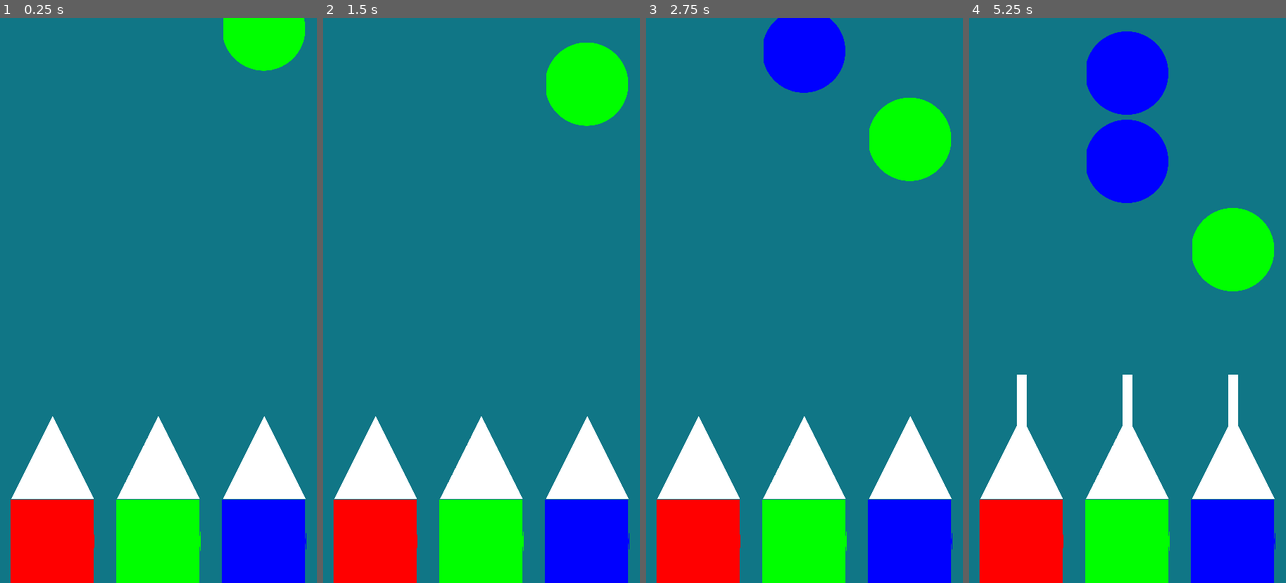
Above: before the commit, frames 1-4 (left to right).
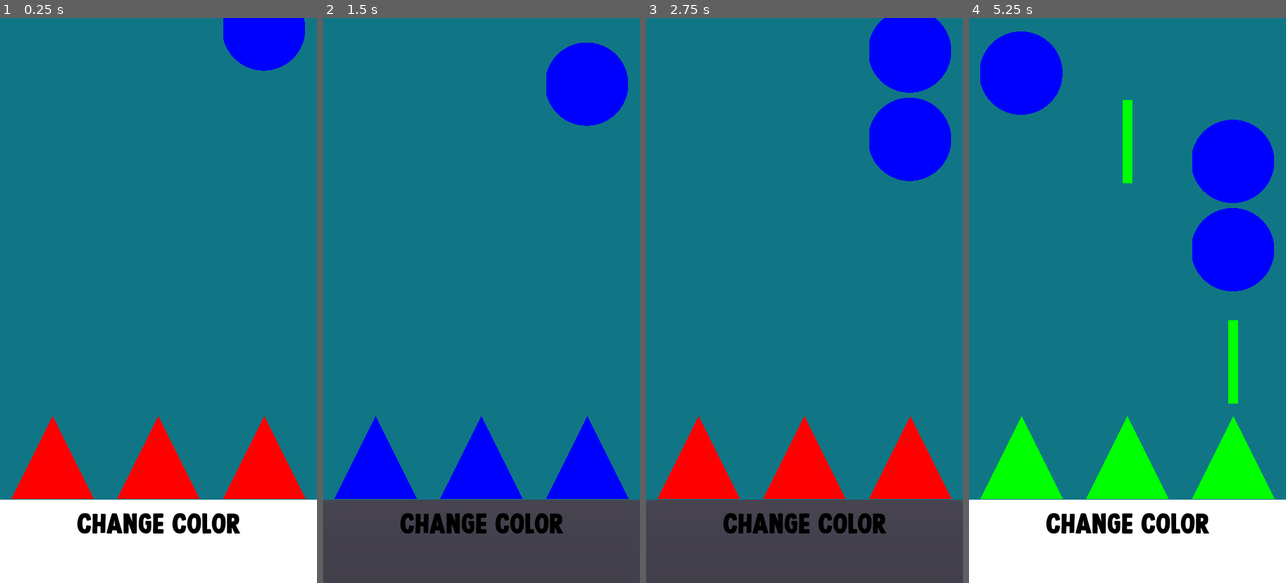
Above: after the commit, the same moments.

Repository: fijaniques/justtoconcludesomething
Game: Godot game, scene res://Scenes/Game/GameWindow.tscn
The game is run twice, just before and just after one commit, with the same random seed, the same clock (stepped at 60 frames per second) and the same inputs. Before the commit the project starts from res://Scenes/Game/Game.tscn.
Inputs (mouse positions are in pixels of both pictures, inside the frame that each line leads up to):
- Up to frame 1 (0.25 s): no input
- Up to frame 2 (1.5 s): click (376, 543) at 0.52 s; click (481, 543) at 1.25 s, where only the run after the commit has a clickable "Change Color"
- Up to frame 3 (2.75 s): click (804, 543) at 2.02 s
- Up to frame 4 (5.25 s): click (1232, 543) at 2.77 s; click (1022, 458) at 3.5 s; click (1127, 458) at 4.25 s; click (1232, 458) at 5 s

The runs differ from the first frame. In frame 1, 23% of the frame differs, in the area x 0-100%, y 0-100%; in frame 2, 24%; in frame 3, 29%; in frame 4, 37%, in the area x 0-100%, y 2-100%.

Commit message:
fixed bullet position, added bullet movement, changed color changing scheme

Diff:
--- /dev/null
+++ b/Entities/Bullet/Bullet.gd
@@ -0,0 +1,37 @@
+extends RigidBody2D
+
+var color
+var speed = 2000
+
+enum {
+	RED,
+	GREEN,
+	BLUE,
+}
+
+var state
+
+func _ready():
+	if(color == 1):
+		state = RED
+	elif(color == 2):
+		state = GREEN
+	else:
+		state = BLUE
+
+	match state:
+		RED:
+			$HitBox.set_collision_mask_bit(3, true)
+			modulate = Color(1, 0, 0)
+		GREEN:
+			$HitBox.set_collision_mask_bit(4, true)
+			modulate = Color(0, 1, 0)
+		BLUE:
+			$HitBox.set_collision_mask_bit(5, true)
+			modulate = Color(0, 0, 1)
+
+func _physics_process(delta):
+	position.y -= speed * delta
+
+func _on_CollisionBox_area_entered(area):
+	queue_free()
--- a/Entities/Bullet/Bullet.tscn
+++ b/Entities/Bullet/Bullet.tscn
@@ -1,14 +1,22 @@
-[gd_scene load_steps=3 format=2]
+[gd_scene load_steps=6 format=2]
 
 [ext_resource path="res://Sprites/spr__0000_Square.png" type="Texture" id=1]
+[ext_resource path="res://Entities/Bullet/Bullet.gd" type="Script" id=2]
 
 [sub_resource type="RectangleShape2D" id=1]
 extents = Vector2( 34, 27.5778 )
 
+[sub_resource type="RectangleShape2D" id=2]
+extents = Vector2( 35, 282 )
+
+[sub_resource type="RectangleShape2D" id=3]
+extents = Vector2( 35, 282 )
+
 [node name="Bullet" type="RigidBody2D"]
 collision_layer = 0
-collision_mask = 2
+collision_mask = 0
 gravity_scale = 0.0
+script = ExtResource( 2 )
 
 [node name="Sprite" type="Sprite" parent="."]
 scale = Vector2( 0.12, 1 )
@@ -18,3 +26,21 @@
 position = Vector2( 1, 0.5 )
 scale = Vector2( 1, 10.28 )
 shape = SubResource( 1 )
+
+[node name="HitBox" type="Area2D" parent="."]
+collision_layer = 0
+collision_mask = 0
+
+[node name="CollisionShape2D" type="CollisionShape2D" parent="HitBox"]
+position = Vector2( 0, 2 )
+shape = SubResource( 2 )
+
+[node name="CollisionBox" type="Area2D" parent="."]
+collision_layer = 0
+collision_mask = 56
+
+[node name="CollisionShape2D2" type="CollisionShape2D" parent="CollisionBox"]
+position = Vector2( 0, 2 )
+shape = SubResource( 3 )
+
+[connection signal="area_entered" from="CollisionBox" to="." method="_on_CollisionBox_area_entered"]
--- /dev/null
+++ b/Entities/Buttons/ChangeColor.gd
@@ -0,0 +1,17 @@
+extends Button
+
+var currentColor = 1
+var color
+
+signal color_signal
+
+func _ready():
+	emit_signal("color_signal", currentColor)
+
+func _pressed():
+	if(currentColor < 3):
+		currentColor += 1
+	else:
+		currentColor = 1
+
+	emit_signal("color_signal", currentColor)
--- /dev/null
+++ b/Entities/Buttons/ChangeColor.tscn
@@ -0,0 +1,48 @@
+[gd_scene load_steps=7 format=2]
+
+[ext_resource path="res://Fonts/Steamed.otf" type="DynamicFontData" id=1]
+[ext_resource path="res://Entities/Buttons/ChangeColor.gd" type="Script" id=2]
+
+[sub_resource type="Theme" id=1]
+
+[sub_resource type="DynamicFont" id=2]
+size = 200
+font_data = ExtResource( 1 )
+
+[sub_resource type="StyleBoxFlat" id=3]
+bg_color = Color( 1, 1, 1, 1 )
+
+[sub_resource type="DynamicFont" id=4]
+size = 200
+font_data = ExtResource( 1 )
+
+[node name="ChangeColor" type="Button"]
+margin_top = 3274.0
+margin_right = 2160.0
+margin_bottom = 3840.0
+size_flags_horizontal = 3
+size_flags_vertical = 3
+theme = SubResource( 1 )
+custom_colors/font_color = Color( 0, 0, 0, 1 )
+custom_fonts/font = SubResource( 2 )
+custom_styles/normal = SubResource( 3 )
+expand_icon = true
+script = ExtResource( 2 )
+__meta__ = {
+"_edit_use_anchors_": false
+}
+
+[node name="Label" type="Label" parent="."]
+anchor_right = 1.0
+anchor_bottom = 1.0
+size_flags_horizontal = 3
+size_flags_vertical = 3
+custom_colors/font_color = Color( 0, 0, 0, 1 )
+custom_fonts/font = SubResource( 4 )
+text = "Change Color
+"
+align = 1
+valign = 1
+__meta__ = {
+"_edit_use_anchors_": false
+}
--- a/Entities/Enemy/Enemy.gd
+++ b/Entities/Enemy/Enemy.gd
@@ -29,10 +29,14 @@
 func _set_color():
 	if(spawnColor == 1):
 		color = RED
+		$HurtBox.set_collision_layer_bit(3, true)
 	elif(spawnColor == 2):
 		color = GREEN
+		$HurtBox.set_collision_layer_bit(4, true)
 	else:
 		color = BLUE
+		$HurtBox.set_collision_layer_bit(5, true)
 
-func _on_Enemy_body_entered(body):
-	queue_free()
+func _on_HurtBox_area_entered(area):
+	if(area.name == "HitBox"):
+		queue_free()
--- a/Entities/Enemy/Enemy.tscn
+++ b/Entities/Enemy/Enemy.tscn
@@ -4,20 +4,22 @@
 [ext_resource path="res://Entities/Enemy/Enemy.gd" type="Script" id=2]
 
 [sub_resource type="CircleShape2D" id=1]
-radius = 283.016
+radius = 285.044
 
 [node name="Enemy" type="RigidBody2D"]
 collision_layer = 0
 collision_mask = 0
-mode = 1
 gravity_scale = 0.0
 script = ExtResource( 2 )
 
 [node name="Sprite" type="Sprite" parent="."]
 texture = ExtResource( 1 )
 
-[node name="CollisionShape2D" type="CollisionShape2D" parent="."]
-position = Vector2( -2, 0 )
+[node name="HurtBox" type="Area2D" parent="."]
+collision_layer = 0
+collision_mask = 0
+
+[node name="CollisionShape2D" type="CollisionShape2D" parent="HurtBox"]
 shape = SubResource( 1 )
 
-[connection signal="body_entered" from="." to="." method="_on_Enemy_body_entered"]
+[connection signal="area_entered" from="HurtBox" to="." method="_on_HurtBox_area_entered"]
--- a/Entities/Gun/Gun.gd
+++ b/Entities/Gun/Gun.gd
@@ -3,10 +3,33 @@
 var bullet = preload("res://Entities/Bullet/Bullet.tscn")
 var middleX
 
+var color = 1
+
+signal color_signal
+
 func _ready():
+	get_tree().current_scene.get_node("VBox/ChangeColor").connect("color_signal", self, "_get_color")
+	modulate = Color(1, 0, 0)
 	middleX = rect_size.x / 2
 
 func _pressed():
+	emit_signal("color_signal", color)
 	var bulletInstance = bullet.instance()
-	add_child(bulletInstance)
-	bulletInstance.position.x = middleX
+	bulletInstance.color = color
+	get_tree().current_scene.add_child(bulletInstance)
+	var pos = Vector2(get_global_rect().position.x, get_global_rect().position.y)
+	var posOffset = rect_size.x / 2
+
+
+	bulletInstance.position = Vector2(pos.x + posOffset, pos.y)
+
+func _get_color(a):
+	if(a == 1):
+		color = 1
+		modulate = Color(1, 0, 0)
+	elif(a == 2):
+		color = 2
+		modulate = Color(0, 1, 0)
+	else:
+		color = 3
+		modulate = Color(0, 0, 1)
--- a/Scenes/Game/Game.gd
+++ b/Scenes/Game/GameWindow.gd
@@ -8,8 +8,11 @@
 onready var spawnTimer = $Timer
 var enemySpeed :float = 10
 
+var color
+
 func _ready():
 	randomize()
+#	get_node("VBox/ChangeColor").connect("color_signal", self, "_get_color")
 	_spawn_enemy()
 
 func _spawn_enemy():
@@ -21,6 +24,8 @@
 	enemyInstance.spawnColor = int(rand_range(1,4))
 	get_node("VBox/Spawners/Spawn" + str(spawnPoint)).add_child(enemyInstance)
 
-
 func _on_Timer_timeout():
 	_spawn_enemy()
+
+func _on_HurtBox_area_entered(area):
+	get_tree().reload_current_scene()
--- a/Scenes/Game/Game.tscn
+++ b/Scenes/Game/GameWindow.tscn
@@ -1,10 +1,13 @@
-[gd_scene load_steps=4 format=2]
+[gd_scene load_steps=5 format=2]
 
-[ext_resource path="res://Sprites/spr__0000_Square.png" type="Texture" id=1]
+[ext_resource path="res://Entities/Buttons/ChangeColor.tscn" type="PackedScene" id=1]
 [ext_resource path="res://Entities/Gun/Gun.tscn" type="PackedScene" id=2]
-[ext_resource path="res://Scenes/Game/Game.gd" type="Script" id=3]
+[ext_resource path="res://Scenes/Game/GameWindow.gd" type="Script" id=3]
 
-[node name="Game" type="Control"]
+[sub_resource type="RectangleShape2D" id=1]
+extents = Vector2( 1218, 291 )
+
+[node name="GameWindow" type="Control"]
 anchor_right = 1.0
 anchor_bottom = 1.0
 rect_pivot_offset = Vector2( 7208, -1811 )
@@ -75,48 +78,20 @@
 [node name="Gun3" parent="VBox/Guns" instance=ExtResource( 2 )]
 margin_left = 1442.0
 
-[node name="Colors" type="HBoxContainer" parent="VBox"]
-margin_top = 3274.0
-margin_right = 2160.0
-margin_bottom = 3840.0
-size_flags_horizontal = 3
-size_flags_vertical = 3
-alignment = 1
-
-[node name="Red" type="TextureButton" parent="VBox/Colors"]
-modulate = Color( 1, 0, 0, 1 )
-margin_right = 717.0
-margin_bottom = 566.0
-size_flags_horizontal = 3
-size_flags_vertical = 3
-texture_normal = ExtResource( 1 )
-expand = true
-stretch_mode = 5
-
-[node name="Green" type="TextureButton" parent="VBox/Colors"]
-modulate = Color( 0, 1, 0, 1 )
-margin_left = 721.0
-margin_right = 1438.0
-margin_bottom = 566.0
-size_flags_horizontal = 3
-size_flags_vertical = 3
-texture_normal = ExtResource( 1 )
-expand = true
-stretch_mode = 5
-
-[node name="Blue" type="TextureButton" parent="VBox/Colors"]
-modulate = Color( 0, 0, 1, 1 )
-margin_left = 1442.0
-margin_right = 2160.0
-margin_bottom = 566.0
-size_flags_horizontal = 3
-size_flags_vertical = 3
-texture_normal = ExtResource( 1 )
-expand = true
-stretch_mode = 5
+[node name="ChangeColor" parent="VBox" instance=ExtResource( 1 )]
 
 [node name="Timer" type="Timer" parent="."]
 wait_time = 2.0
 autostart = true
 
+[node name="HurtBox" type="Area2D" parent="."]
+position = Vector2( 1080, 3036 )
+collision_layer = 0
+collision_mask = 56
+
+[node name="CollisionShape2D" type="CollisionShape2D" parent="HurtBox"]
+position = Vector2( -37, -48 )
+shape = SubResource( 1 )
+
 [connection signal="timeout" from="Timer" to="." method="_on_Timer_timeout"]
+[connection signal="area_entered" from="HurtBox" to="." method="_on_HurtBox_area_entered"]
--- a/project.godot
+++ b/project.godot
@@ -11,7 +11,7 @@
 [application]
 
 config/name="JustToConcludeSomething"
-run/main_scene="res://Scenes/Game/Game.tscn"
+run/main_scene="res://Scenes/Game/GameWindow.tscn"
 config/icon="res://icon.png"
 
 [display]
@@ -27,6 +27,9 @@
 2d_physics/layer_1="Bullets"
 2d_physics/layer_2="Enemies"
 2d_physics/layer_3="UI"
+2d_physics/layer_4="RED"
+2d_physics/layer_5="GREEN"
+2d_physics/layer_6="BLUE"
 
 [physics]
 
Binary file added: Fonts/Steamed.otf
Not shown, changed: .DS_Store
Not shown, added: Fonts/.DS_Store
